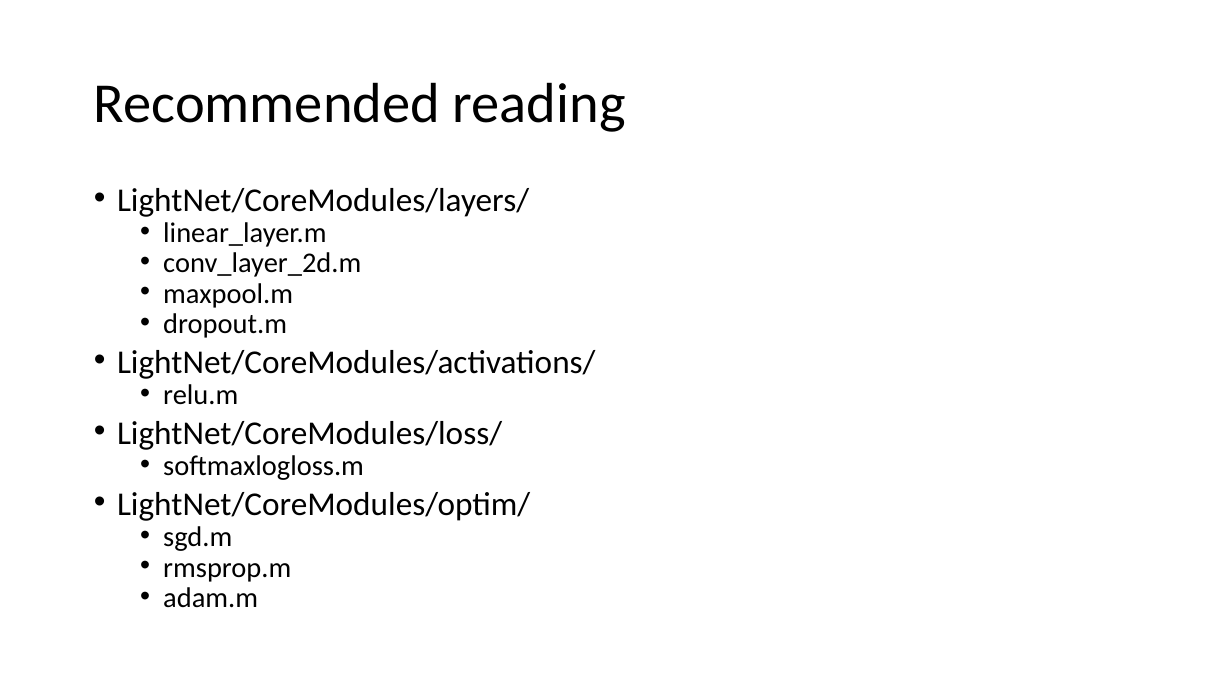
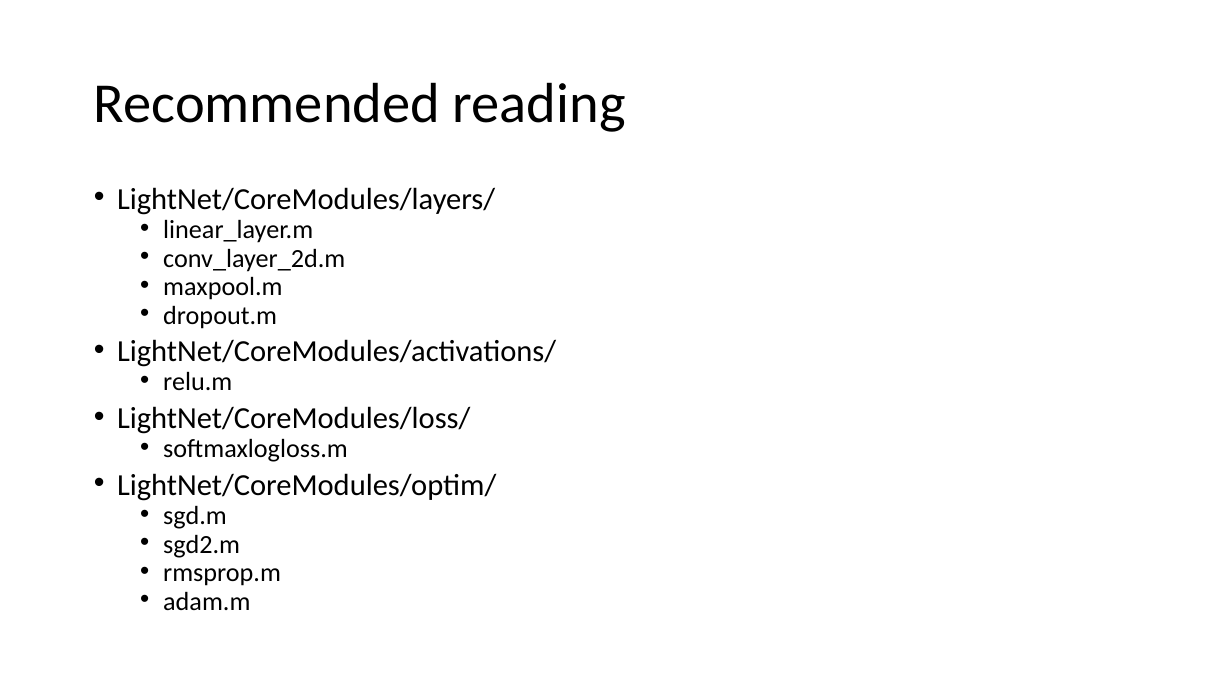
Before and after one commit to katsuyoo/LightNet, a slide deck: slide 16 of Documentations/LightNet Tutorial.pptx. Drawn at 1232x693 pixels with LibreOffice and Linux fonts; fonts in the diff are those of the drawing. Boxes give left, top, right and bottom in pixels: in the first picture for what was removed or moved away, otherwise in the second. Text is boxed around its words. In the diff, an @@ line names an element or a change of style, - is before the commit and + after.

```diff
--- a/Documentations/LightNet Tutorial.pptx
+++ b/Documentations/LightNet Tutorial.pptx
@@ text at [117,187,556,610]: size 25.9 to 23.8 pt in "LightNet/CoreModules/layers/", "LightNet/CoreModules/activations/", "LightNet/CoreModules/loss/", "LightNet/CoreModules/optim/"; size 22.2 to 20.4 pt in "linear_layer.m", "conv_layer_2d.m", "maxpool.m", "dropout.m" and 5 more places @@
@@ text at [163,534,240,558]: paragraph added @@
+  • sgd2.m
```
Also in this commit, not shown: 1 other slide changed, 6 other files.
